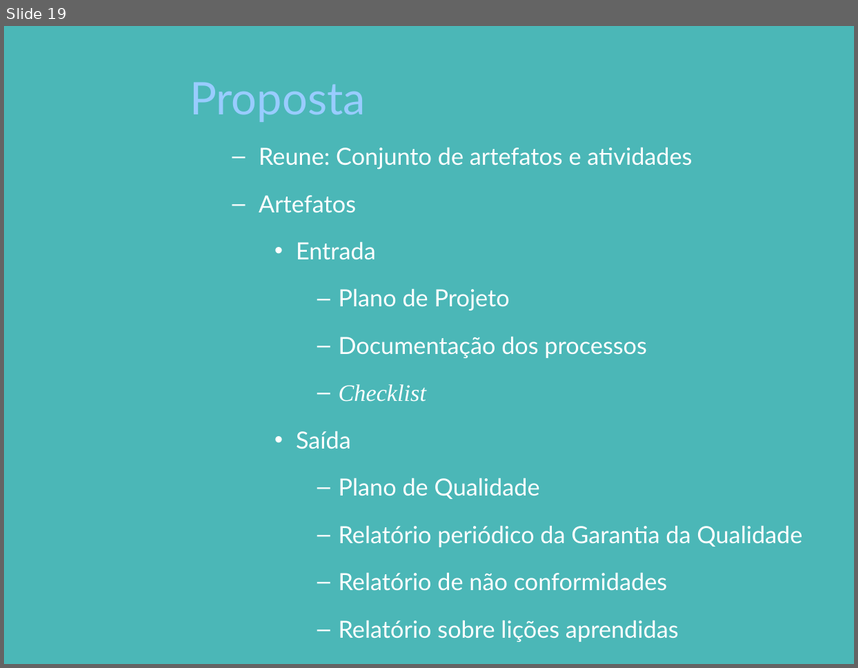
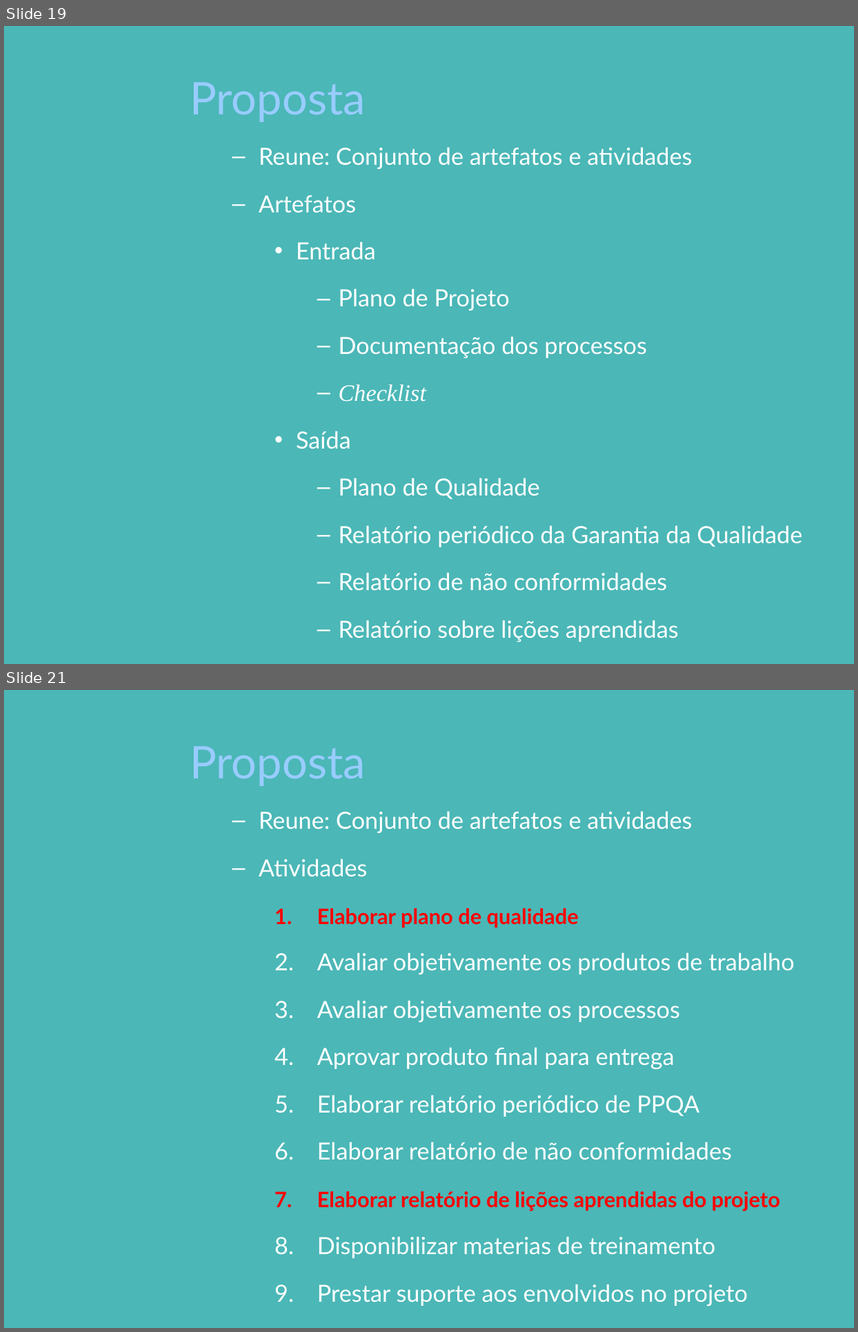
Before and after one commit to pddnew/monografia, a slide deck: presentation/presentation_1.0.0.pptx. Shown one above the other, each under a label of ours: slide 19 before the commit, slides 19 and 21 after it; the slides between them are not shown. The pictures are 858x668 and 858x1332 pixels, drawn with LibreOffice and Linux fonts; fonts in the diff are those of the drawing; background and template pictures are left out. Boxes give left, top, right and bottom in pixels: in the first picture for what was removed or moved away, otherwise in the second. Text is boxed around its words. In the diff, an @@ line names an element or a change of style, - is before the commit and + after.

```diff
--- a/presentation/presentation_1.0.0.pptx
+++ b/presentation/presentation_1.0.0.pptx
@@ slide 21 added at <box>4,690,854,1328</box>, background picture (left out) @@
@@ title added at <box>190,746,366,786</box>, 38 pt, text #99CCFF @@
+Proposta
@@ text added at <box>259,811,794,1305</box>, 20 pt, text #FFFFFF @@
+  – Reune: Conjunto de artefatos e atividades
+  – Atividades
+    1. Elaborar plano de qualidade
+    2. Avaliar objetivamente os produtos de trabalho
+    3. Avaliar objetivamente os processos
+    4. Aprovar produto final para entrega
+    5. Elaborar relatório periódico de PPQA
+    6. Elaborar relatório de não conformidades
+    7. Elaborar relatório de lições aprendidas do projeto
+    8. Disponibilizar materias de treinamento
+    9. Prestar suporte aos envolvidos no projeto
```
Also in this commit, not shown: 3 slides changed, 3 other slides added, 7 other files.
